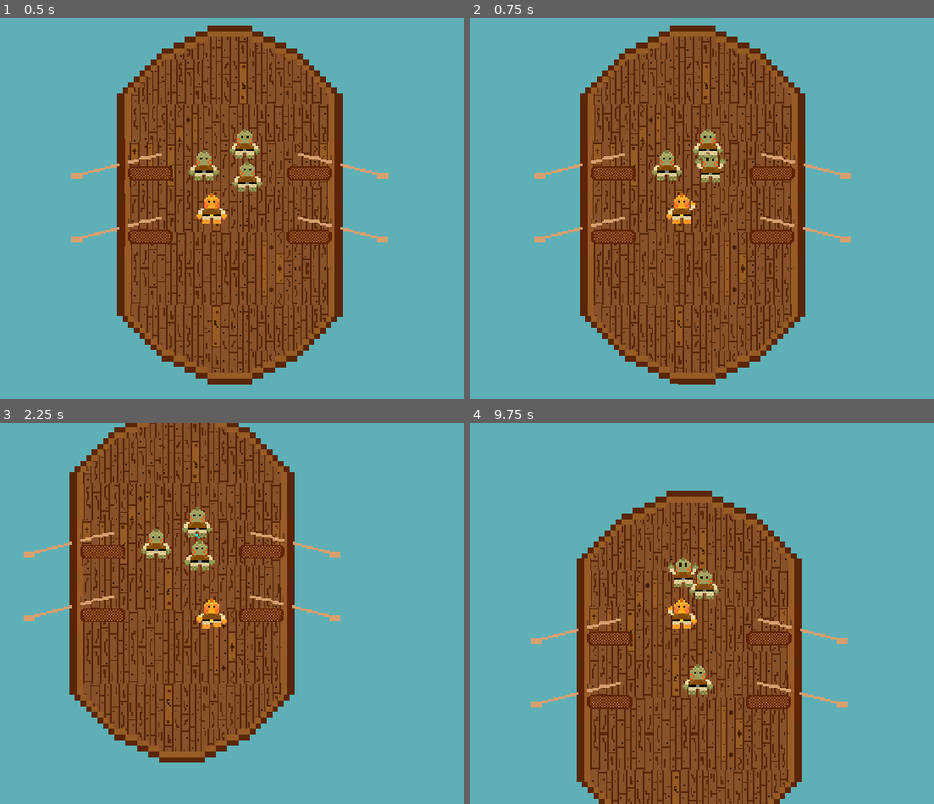
Above: before the commit, frames 1-4 (two rows, left to right).
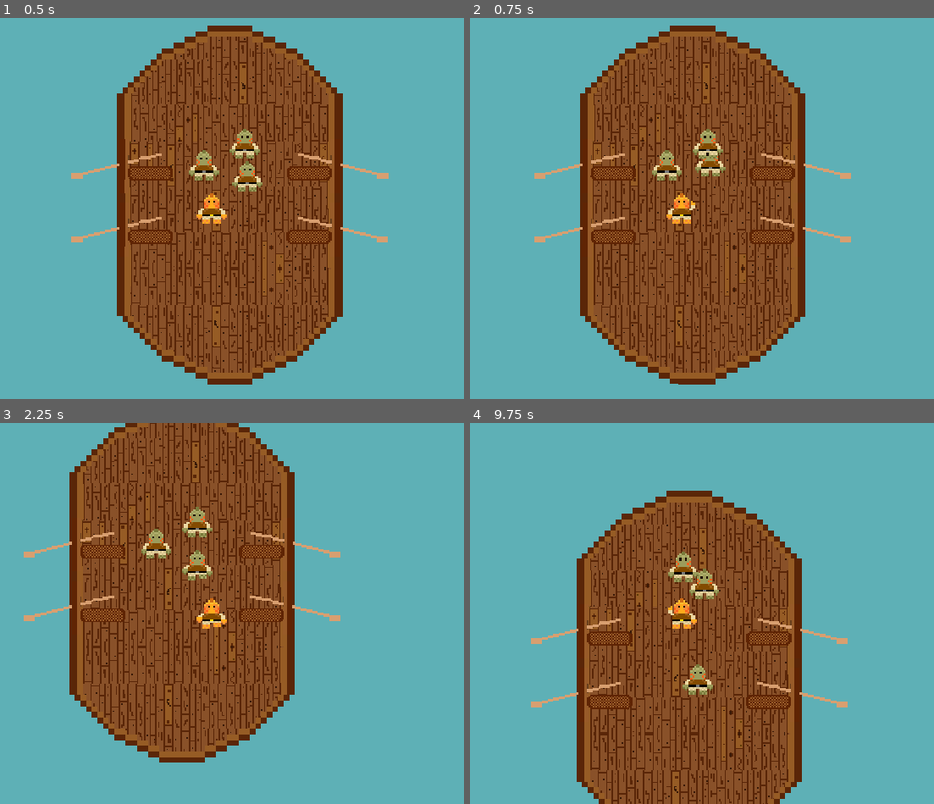
Above: after the commit, the same moments.

Repository: Splashy-Inc/splish-splashisson
Game: Godot game, scene res://Scenes/playground.tscn
The game is run twice, just before and just after one commit, with the same random seed, the same clock (stepped at 60 frames per second) and the same inputs. The project has no main scene, so this scene is started directly.
Inputs:
- Up to frame 1 (0.5 s): no input
- Up to frame 2 (0.75 s): tap Enter at 0.5 s; hold D (right) from 0.53 s (still down); tap I (interact) at 0.6 s
- Up to frame 3 (2.25 s): release D (right) at 1.28 s; hold S (down) 1.28-2.03 s; tap O (location) at 1.35 s; hold D (right) from 2.03 s (still down); tap U (unassign) at 2.1 s
- Up to frame 4 (9.75 s): release D (right) at 2.78 s; hold W (up) 2.78-3.53 s; tap one key every 0.75 s from 2.85 s: I (interact) O (location) U (unassign) I (interact) O (location) U (unassign) I (interact) O (location) U (unassign) I (interact); hold A (left) 3.53-5.03 s; hold S (down) 5.03-5.78 s; hold D (right) 5.78-6.53 s; hold W (up) 6.53-7.28 s; hold D (right) 7.28-8.03 s; hold S (down) 8.03-8.78 s; hold A (left) 8.78-9.53 s; hold W (up) from 9.53 s (still down)

Frame 1 is identical in both runs. In frame 2, 0.3% of the frame differs, in the area x 48-56%, y 35-44%; in frame 3, 0.4%, in the area x 39-47%, y 29-42%; in frame 4, 0.3%.

Commit message:
Update crew member with animation player
Using animation player instead of animatedsprite2d for reactions allows playing a sound as a specific frame to give a better game feel as well as make sounds not overlap in a bad way as easily

Diff:
--- a/Scenes/crew_member.gd
+++ b/Scenes/crew_member.gd
@@ -16,7 +16,7 @@
 	velocity = push_velocity
 	push_velocity = Vector2.ZERO
 
-	if not ($AnimatedSprite2D.animation == "alert" or $AnimatedSprite2D.animation == "acknowledge") or not $AnimatedSprite2D.is_playing():
+	if not ($AnimationPlayer.current_animation == "alert" or $AnimationPlayer.current_animation == "acknowledge") or not $AnimatedSprite2D.is_playing():
 		if current_assignment:
 			var distance_to_assignment =  global_position.distance_to(current_assignment.global_position)
 			if distance_to_assignment > 5:
@@ -47,7 +47,7 @@
 
 	if new_assignment is Player:
 		following = true
-		$AnimatedSprite2D.play("alert")
+		$AnimationPlayer.play("alert")
 	else:
 		if new_assignment is Task:
 			if new_assignment.set_assignee(self):
@@ -57,7 +57,7 @@
 				return
 
 		following = false
-		$AnimatedSprite2D.play("acknowledge")
+		$AnimationPlayer.play("acknowledge")
 
 	if current_assignment is Marker2D:
 		current_assignment.queue_free()
--- a/Scenes/crew_member.tscn
+++ b/Scenes/crew_member.tscn
@@ -18,6 +18,9 @@
 [ext_resource type="Texture2D" uid="uid://cldfcbth3tayo" path="res://Art/Crew/Animations/Acknowledge/CrewAcknowledgementF.png" id="6_gdxfi"]
 [ext_resource type="Texture2D" uid="uid://ksiw0uvk5yl0" path="res://Art/Crew/Animations/Walking Up/CrewWalkingUpB.png" id="6_qtjgd"]
 [ext_resource type="Texture2D" uid="uid://6lxlmbx4eqi0" path="res://Art/Crew/Animations/Alert/CrewAlertH.png" id="7_exurq"]
+[ext_resource type="PackedScene" uid="uid://dbwv6ry1wdjpo" path="res://Scenes/sfx_manager.tscn" id="19_i1ydi"]
+[ext_resource type="AudioStream" uid="uid://bj173jpryfuer" path="res://Audio/crew_alert.mp3" id="20_ovux8"]
+[ext_resource type="AudioStream" uid="uid://bx0y34nvwegsj" path="res://Audio/crew_acknowledge.mp3" id="21_mr5gk"]
 
 [sub_resource type="SpriteFrames" id="SpriteFrames_wxg80"]
 animations = [{
@@ -118,6 +121,125 @@
 
 [sub_resource type="CircleShape2D" id="CircleShape2D_j4hgd"]
 radius = 34.0
+
+[sub_resource type="Animation" id="Animation_ot4iw"]
+step = 0.125
+tracks/0/type = "value"
+tracks/0/imported = false
+tracks/0/enabled = true
+tracks/0/path = NodePath("AnimatedSprite2D:animation")
+tracks/0/interp = 1
+tracks/0/loop_wrap = true
+tracks/0/keys = {
+"times": PackedFloat32Array(0),
+"transitions": PackedFloat32Array(1),
+"update": 1,
+"values": [&"alert"]
+}
+tracks/1/type = "value"
+tracks/1/imported = false
+tracks/1/enabled = true
+tracks/1/path = NodePath("AnimatedSprite2D:frame")
+tracks/1/interp = 1
+tracks/1/loop_wrap = true
+tracks/1/keys = {
+"times": PackedFloat32Array(0, 0.125, 0.25, 0.375, 0.5, 0.625, 0.75, 0.875),
+"transitions": PackedFloat32Array(1, 1, 1, 1, 1, 1, 1, 1),
+"update": 1,
+"values": [0, 1, 2, 3, 4, 5, 5, 6]
+}
+tracks/2/type = "method"
+tracks/2/imported = false
+tracks/2/enabled = true
+tracks/2/path = NodePath("SFXManager")
+tracks/2/interp = 1
+tracks/2/loop_wrap = true
+tracks/2/keys = {
+"times": PackedFloat32Array(0.25),
+"transitions": PackedFloat32Array(1),
+"values": [{
+"args": ["FollowPlayer"],
+"method": &"play"
+}]
+}
+
+[sub_resource type="Animation" id="Animation_bm4pa"]
+resource_name = "new_animation"
+length = 0.0333367
+tracks/0/type = "value"
+tracks/0/imported = false
+tracks/0/enabled = true
+tracks/0/path = NodePath("AnimatedSprite2D:animation")
+tracks/0/interp = 1
+tracks/0/loop_wrap = true
+tracks/0/keys = {
+"times": PackedFloat32Array(0),
+"transitions": PackedFloat32Array(1),
+"update": 1,
+"values": [&"idle_down"]
+}
+tracks/1/type = "value"
+tracks/1/imported = false
+tracks/1/enabled = true
+tracks/1/path = NodePath("AnimatedSprite2D:frame")
+tracks/1/interp = 1
+tracks/1/loop_wrap = true
+tracks/1/keys = {
+"times": PackedFloat32Array(0),
+"transitions": PackedFloat32Array(1),
+"update": 1,
+"values": [0]
+}
+
+[sub_resource type="Animation" id="Animation_3sbtm"]
+resource_name = "acknowledge"
+length = 0.750013
+step = 0.125
+tracks/0/type = "value"
+tracks/0/imported = false
+tracks/0/enabled = true
+tracks/0/path = NodePath("AnimatedSprite2D:animation")
+tracks/0/interp = 1
+tracks/0/loop_wrap = true
+tracks/0/keys = {
+"times": PackedFloat32Array(0),
+"transitions": PackedFloat32Array(1),
+"update": 1,
+"values": [&"acknowledge"]
+}
+tracks/1/type = "value"
+tracks/1/imported = false
+tracks/1/enabled = true
+tracks/1/path = NodePath("AnimatedSprite2D:frame")
+tracks/1/interp = 1
+tracks/1/loop_wrap = true
+tracks/1/keys = {
+"times": PackedFloat32Array(0, 0.125, 0.25, 0.375, 0.5, 0.625),
+"transitions": PackedFloat32Array(1, 1, 1, 1, 1, 1),
+"update": 1,
+"values": [0, 1, 2, 3, 4, 5]
+}
+tracks/2/type = "method"
+tracks/2/imported = false
+tracks/2/enabled = true
+tracks/2/path = NodePath("SFXManager")
+tracks/2/interp = 1
+tracks/2/loop_wrap = true
+tracks/2/keys = {
+"times": PackedFloat32Array(0.25),
+"transitions": PackedFloat32Array(1),
+"values": [{
+"args": ["AcknowledgeAssignment"],
+"method": &"play"
+}]
+}
+
+[sub_resource type="AnimationLibrary" id="AnimationLibrary_plwr3"]
+_data = {
+"RESET": SubResource("Animation_bm4pa"),
+"acknowledge": SubResource("Animation_3sbtm"),
+"alert": SubResource("Animation_ot4iw")
+}
 
 [node name="CrewMember" type="CharacterBody2D"]
 scale = Vector2(1.333, 1.333)
@@ -142,4 +264,17 @@
 shape = SubResource("CircleShape2D_j4hgd")
 disabled = true
 
+[node name="SFXManager" parent="." instance=ExtResource("19_i1ydi")]
+
+[node name="FollowPlayer" type="AudioStreamPlayer" parent="SFXManager"]
+stream = ExtResource("20_ovux8")
+
+[node name="AcknowledgeAssignment" type="AudioStreamPlayer" parent="SFXManager"]
+stream = ExtResource("21_mr5gk")
+
+[node name="AnimationPlayer" type="AnimationPlayer" parent="."]
+libraries = {
+"": SubResource("AnimationLibrary_plwr3")
+}
+
 [connection signal="body_entered" from="InteractableRange" to="." method="_on_interactable_range_body_entered"]
Not shown: 1 places in Scenes/crew_member.tscn that only renumber resources
